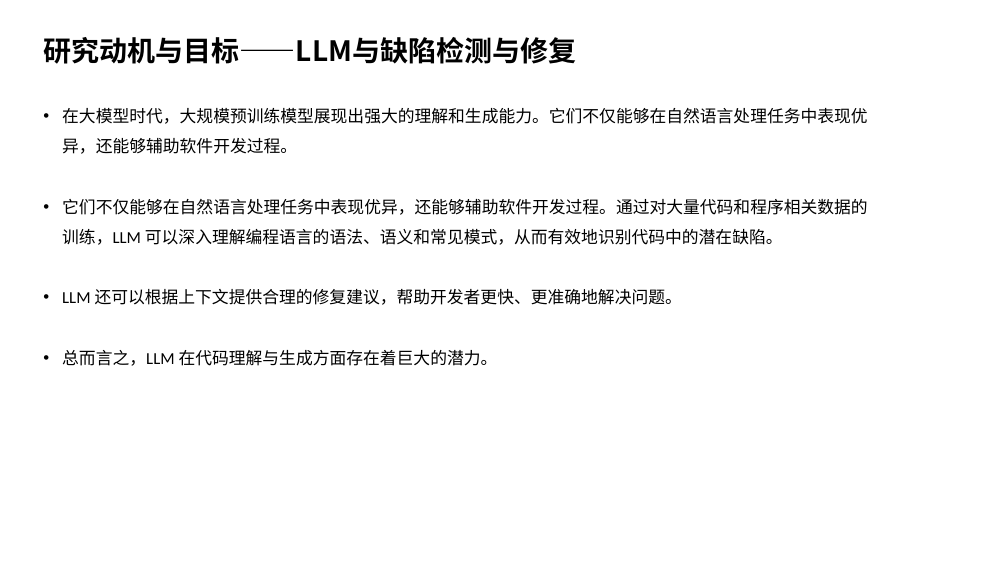
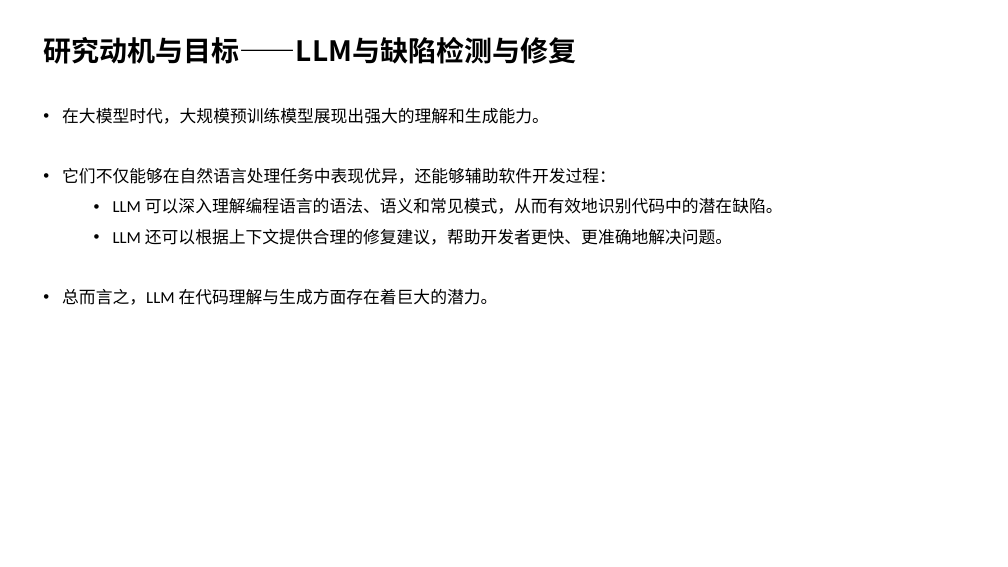
Before and after one commit to Zhenyu-Bo/Code-Assistant, a slide deck: slide 4 of report/LLM辅助的程序缺陷检测与修复.pptx. Drawn at 1008x567 pixels with LibreOffice and Linux fonts; fonts in the diff are those of the drawing. Boxes give left, top, right and bottom in pixels: in the first picture for what was removed or moved away, otherwise in the second. Text is boxed around its words. In the diff, an @@ line names an element or a change of style, - is before the commit and + after.

```diff
--- a/report/LLM辅助的程序缺陷检测与修复.pptx
+++ b/report/LLM辅助的程序缺陷检测与修复.pptx
@@ text at <box>62,108,783,214</box>: text changed @@
-• 在大模型时代，大规模预训练模型展现出强大的理解和生成能力。它们不仅能够在自然语言处理任务中表现优异，还能够辅助软件开发过程。
-• 它们不仅能够在自然语言处理任务中表现优异，还能够辅助软件开发过程。通过对大量代码和程序相关数据的训练，LLM 可以深入理解编程语言的语法、语义和常见模式，从而有效地识别代码中的潜在缺陷。
+• 在大模型时代，大规模预训练模型展现出强大的理解和生成能力。
+• 它们不仅能够在自然语言处理任务中表现优异，还能够辅助软件开发过程：
+  • LLM 可以深入理解编程语言的语法、语义和常见模式，从而有效地识别代码中的潜在缺陷。
@@ text at <box>113,229,732,245</box>: list level 1 to 2 in "LLM 还可以根据上下文提供合理的修复建议，帮助开发者更快、更准确地解决问题。" @@
```
Also in this commit, not shown: 9 other slides changed, 3 slides removed.
